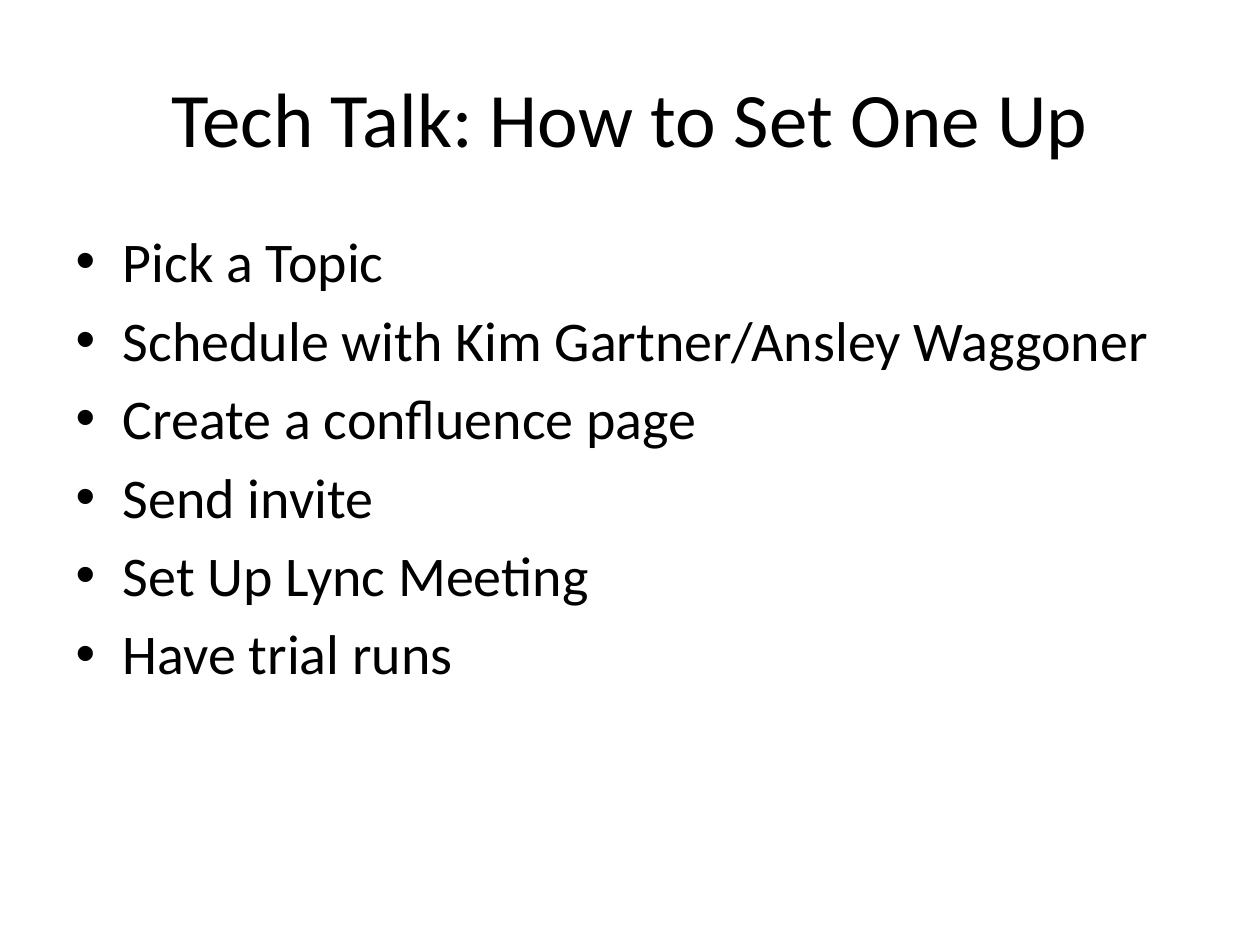
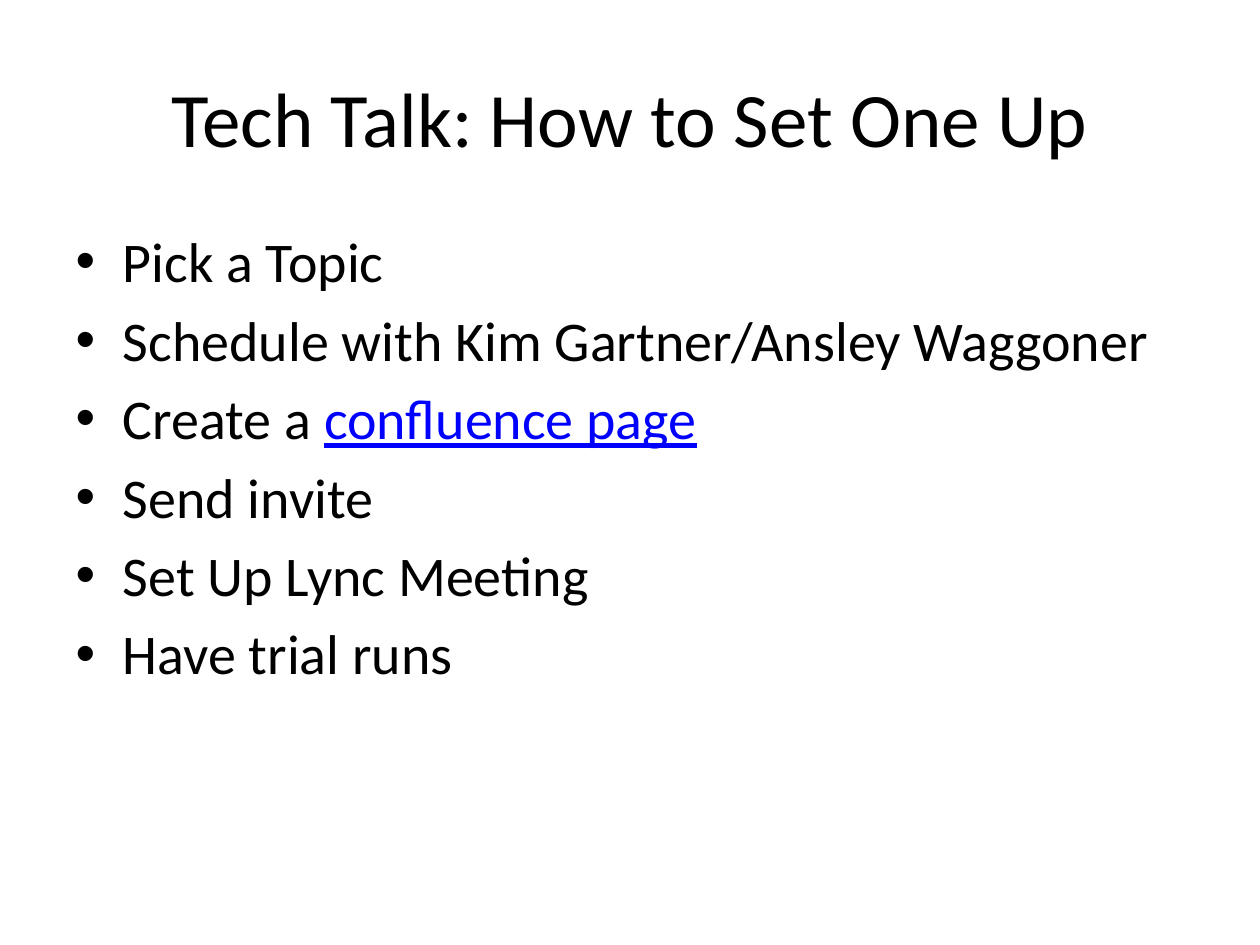
Before and after one commit to Moollihawkja/KOvsNG, a slide deck: slide 4 of KOvsNG.pptx. Drawn at 1260x945 pixels with LibreOffice and Linux fonts; fonts in the diff are those of the drawing. Boxes give left, top, right and bottom in pixels: in the first picture for what was removed or moved away, otherwise in the second. Text is boxed around its words. In the diff, an @@ line names an element or a change of style, - is before the commit and + after.

```diff
--- a/KOvsNG.pptx
+++ b/KOvsNG.pptx
@@ text at <box>123,400,696,449</box>: text colour #000000 to #0000FF, underline on in "confluence page" @@
```
Also in this commit, not shown: 14 other slides changed, 1 slide added, 1 slide removed, 5 other files.
